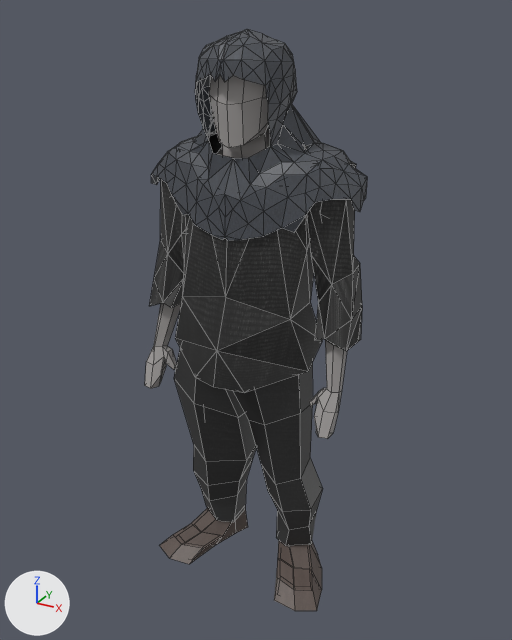
Two versions of the Blender file blender/playermodel/playermodel.blend, one commit apart.
Rendered twice from a 50 mm lens placed at (2.74, -4.9, 3.64), pointed at (0.07, -0.04, 1.21). Lighting does not change. The marker at lower left points along +X, +Y and +Z. The picture after the commit comes second. Mesh edges are drawn as thin lines.

Objects in the first picture: 'Body', 'Pants', 'Shoes', 'hood', 'skirt thingy'.
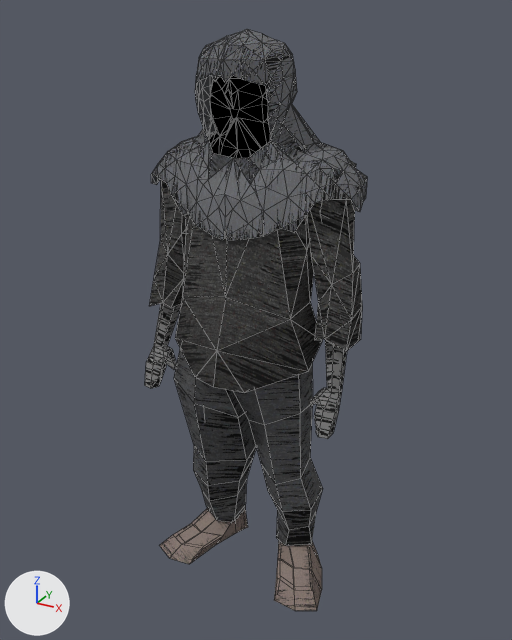
Boxes [x1, y1, x2, y2] around the edits, measured in the pictures (512 x 640 px; the box of a moved part takes in the faces that stretch with it):
'skirt thingy', surface changed
    both: [149, 134, 362, 392]
'hood', surface changed, reshaped
    both: [151, 29, 367, 241]
'Pants', recoloured
    both: [174, 349, 323, 546]
'Body', surface changed, reshaped
    before: [145, 74, 347, 438]
    after: [145, 219, 347, 438]
'Shoes', surface changed (lighter)
    both: [159, 508, 322, 611]
' hood inside', added
    after: [209, 75, 270, 158]
part 2 of me_cube_002, deleted
    before: [209, 74, 270, 158]
part 3 of me_cube_003, moved or reshaped
    both: [249, 120, 307, 197]

Patch to the scene script:
```diff
--- a/blender/playermodel/playermodel.blend.py
+++ b/blender/playermodel/playermodel.blend.py
@@ mat_hood @@
 mat_hood = bpy.data.materials.new('Hood')
-# nodes: BsdfPrincipled, HueSaturation, Mapping, OutputMaterial, TexCoord, TexImage
-# uses the picture img_fleece_png
+# nodes: BsdfPrincipled, NormalMap, OutputMaterial, TexImage x2
+# uses the picture img_hood__diffuse
+# uses the picture img_hood__normal
@@ mat_skirt @@
 mat_skirt = bpy.data.materials.new('Skirt')
-# nodes: BsdfPrincipled, HueSaturation, Mapping, OutputMaterial, TexCoord, TexImage
-# uses the picture img_fabric_png
+# nodes: BsdfPrincipled, NormalMap, OutputMaterial, TexImage x2
+# uses the picture img_skirt__diffuse
+# uses the picture img_skirt__normal
@@ mat_skin @@
 n1 = _N.new('ShaderNodeBsdfPrincipled'); n1.name = 'Principled BSDF'
 n1.subsurface_method = 'BURLEY'
-n1.inputs[0].default_value = (0.365, 0.349, 0.342, 1.0)  # 'Base Color', grey #a39f9e
 n1.inputs[2].default_value = 1.0  # 'Roughness'
 n1.inputs[13].default_value = 0.0  # 'Specular IOR Level'
+n2 = _N.new('ShaderNodeTexImage'); n2.name = 'Image Texture'
+n2.image = img_skin__diffuse
+n2.interpolation = 'Closest'
+n3 = _N.new('ShaderNodeTexImage'); n3.name = 'Image Texture.001'
+n3.image = img_skin__normal
+n3.interpolation = 'Closest'
+n4 = _N.new('ShaderNodeNormalMap'); n4.name = 'Normal Map'
+n4.inputs[0].default_value = 0.3  # 'Strength'
 _L.new(n1.outputs[0], n0.inputs[0])  # 'BSDF' to 'Surface'
+_L.new(n2.outputs[0], n1.inputs[0])  # 'Color' to 'Base Color'
+_L.new(n3.outputs[0], n4.inputs[1])  # 'Color' to 'Color'
+_L.new(n4.outputs[0], n1.inputs[5])  # 'Normal' to 'Normal'
@@ mat_shoes @@
 mat_shoes = bpy.data.materials.new('Shoes')
-# nodes: BsdfPrincipled, HueSaturation, Mapping, OutputMaterial, TexCoord, TexImage
-# uses the picture img_leather_png
+# nodes: BsdfPrincipled, NormalMap, OutputMaterial, TexImage x2
+# uses the picture img_shoes__diffuse
+# uses the picture img_shoes__normal
@@ mat_skirt_001 @@
+mat_skirt_001 = bpy.data.materials.new('Skirt.001')
+# uses the picture img_skirt_001__diffuse
+# uses the picture img_skirt_001__normal
@@ mat_void @@
+mat_void = bpy.data.materials.new('Void')
+# colours: black #000000
+# uses the picture img_void__normal
@@ me_cube_008 @@
 me_cube_008.from_pydata(...)  # 85 vertices, 77 faces; spans x -0.68..0.63, y -0.54..0.31, z -2.45..-0.13
-me_cube_008.materials.append(mat_pants)
+me_cube_008.materials.append(mat_skirt_001)
@@ me_cube_003 @@
 me_cube_003.from_pydata(...)  # 331 vertices, 568 faces, 8 loose edges; spans x -0.92..0.93, y -0.45..0.33, z 0.38..2.13
+# me_cube_003 part 3
+for i in [38, 235, 237, 314]: me_cube_003.vertices[i].co += Vector((0.0, 0.0, 0.04))
 me_cube_003.materials.append(mat_hood)
@@ me_cube_001 @@
 me_cube_001.from_pydata(...)  # 82 vertices, 141 faces; spans x -0.98..0.98, y -0.66..0.37, z -0.54..1.45
+# me_cube_001 part 1: texture (UV) coordinates of 141 of 141 faces, centred in x -0.95..0.95, y -0.6..0.35, z -0.53..1.31, changed; they spanned u 0.01..1.0, v 0.09..0.96 and now span u 0.0..1.0, v 0.0..1.0
 me_cube_001.materials.append(mat_skirt)
@@ me_cube_002 @@
-me_cube_002.from_pydata(...)  # 336 vertices, 338 faces; spans x -0.93..0.93, y -0.42..0.29, z -2.72..2.05
+me_cube_002.from_pydata(...)  # 294 vertices, 292 faces; spans x -0.93..0.93, y -0.42..0.29, z -2.72..1.32
+# me_cube_002 part 2
+# 42 vertices are removed from x -0.28..0.28, y -0.38..0.19, z 1.35..2.05
+# 46 faces are deleted
 me_cube_002.materials.append(mat_skin)
@@ ob_hood_inside @@
+ob_hood_inside = bpy.data.objects.new(' hood inside', me_cube_003_1)  # 128 vertices, 210 faces; spans x -0.588..0.577, y -0.348..0.204, z 0.784..1.953
+ob_hood_inside.location = (0.003, 0.004, 1.366)
```
